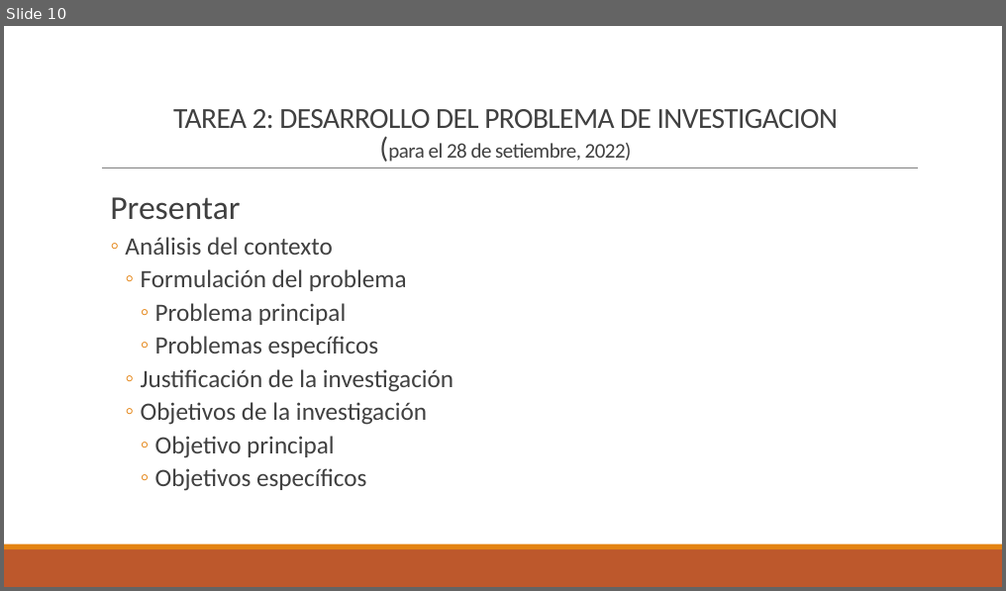
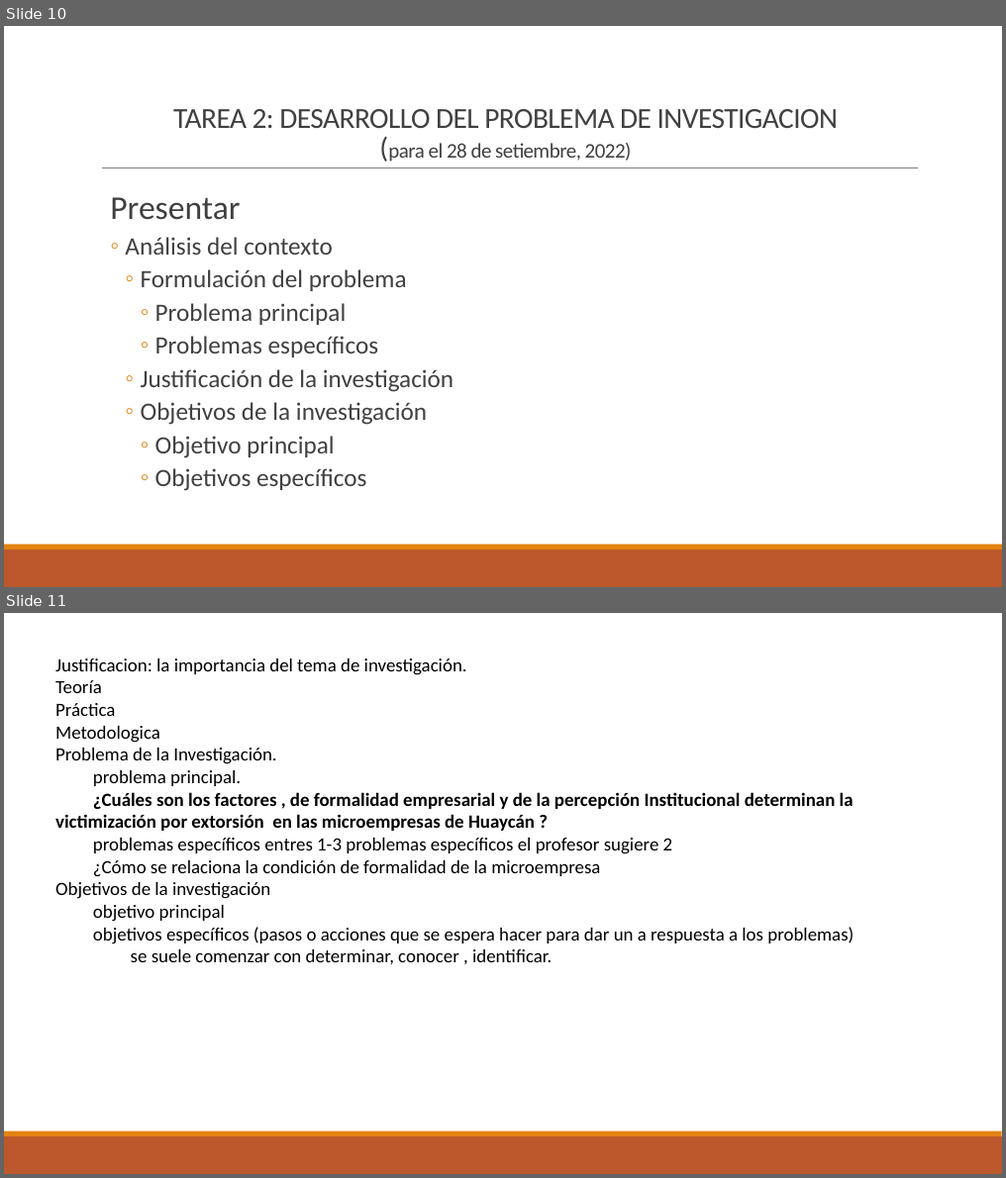
Before and after one commit to uvargascur-ship-it/Metodolog-a, a slide deck: Diapositivas/2026 0 Tema 2 Elaboración del Plan de investigación Económica.pptx. Shown one above the other, each under a label of ours: slide 10 before the commit, slides 10 and 11 after it. The pictures are 1006x591 and 1006x1178 pixels, drawn with LibreOffice and Linux fonts; fonts in the diff are those of the drawing. Boxes give left, top, right and bottom in pixels: in the first picture for what was removed or moved away, otherwise in the second. Text is boxed around its words. In the diff, an @@ line names an element or a change of style, - is before the commit and + after.

Commit message:
actualizando documentos que envio el profesor

```diff
--- a/Diapositivas/2026 0 Tema 2 Elaboración del Plan de investigación Económica.pptx
+++ b/Diapositivas/2026 0 Tema 2 Elaboración del Plan de investigación Económica.pptx
@@ slide 11 added at [4, 613, 1002, 1174], background #FFFFFF; not listed: 2 template elements that a slide beside it also shows @@
@@ text added at [55, 659, 853, 964], 18 pt, text #000000 @@
+Justificacion: la importancia del tema de investigación.
+Teoría
+Práctica
+Metodologica
+Problema de la Investigación.
+problema principal.
+¿Cuáles son los factores , de formalidad empresarial y de la percepción Institucional determinan la victimización por extorsión en las microempresas de Huaycán ?
+problemas específicos entres 1-3 problemas específicos el profesor sugiere 2
+¿Cómo se relaciona la condición de formalidad de la microempresa
+Objetivos de la investigación
+objetivo principal
+objetivos específicos (pasos o acciones que se espera hacer para dar un a respuesta a los problemas)
+se suele comenzar con determinar, conocer , identificar.
```
